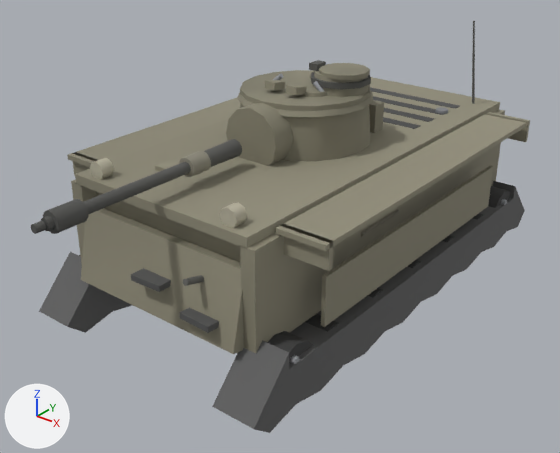
The glTF model client/assets/models/matilda.glb: old version first, new version second.
The view is the same before and after, from a 50 mm camera at (5.61, -7.72, 5.36) aimed at (0.07, -0.8, 1.06). The lights are fixed; the arrows at lower left show +X, +Y and +Z. The first picture is the older version. Where no turn or scale is listed for an object, it has been applied to the vertices. Vertices at exactly the same position are counted once.

The first picture shows 'barrel', 'glacis', 'hullSide', 'hullTop', 'lowerPlate', 'mantlet', 'tracks', 'turretFront', 'turretRoof', 'turretSide', 'wheel12' and 7 more.
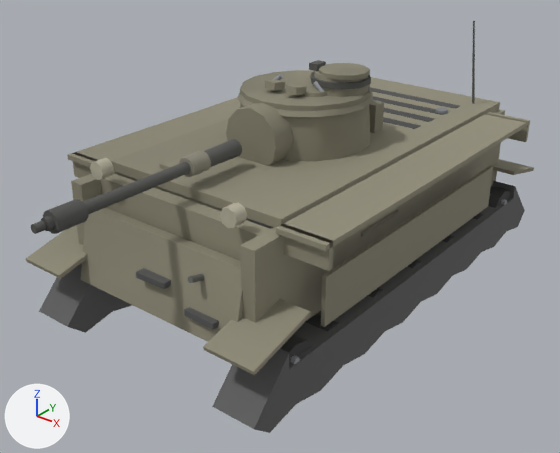
Patch to the scene script:
```diff
--- a/client/assets/models/matilda.glb.py
+++ b/client/assets/models/matilda.glb.py
@@ me_mesh_14 @@
 # used by ob_tracks; location = (0.0, 0.0, 0.0)
-me_mesh_14.from_pydata(...)  # 156 vertices, 288 faces; spans x -1.72..1.72, y -3.25..3.25, z 0.1..1.17
+me_mesh_14.from_pydata(...)  # 188 vertices, 336 faces; spans x -1.76..1.76, y -3.29..3.25, z 0.1..1.26
+# me_mesh_14 part 1
+# 16 vertices are added at x -1.76..1.12, y -3.29..3.25, z 0.98..1.26
+# 16 new vertices lie (0.64, 0.0, 0.0) away from vertices in x -1.76..1.12, y -3.29..3.25, z 0.98..1.26
+# 48 new faces join them
 me_mesh_14.materials.append(mat_tracks_mat)
@@ me_mesh_16 @@
 # used by ob_glacis; location = (0.0, 0.0, 0.0)
-me_mesh_16.from_pydata(...)  # 80 vertices, 132 faces; spans x -1.2..1.2, y -3.06..-1.85, z 0.56..2.12
+me_mesh_16.from_pydata(...)  # 80 vertices, 132 faces; spans x -1.2..1.2, y -2.99..-1.78, z 0.56..2.12
+# me_mesh_16 part 2: the whole mesh is moved by (0.0, 0.07, 0.0)
 me_mesh_16.materials.append(mat_glacis_mat)
@@ me_mesh_19 @@
 # used by ob_hulltop; location = (0.0, 0.0, 0.0)
 # before: 0 (1.28, -2.8, 2.07) at pixel (246, 237), 1 (1.28, -2.8, 1.95) at pixel (247, 248), 6 (-1.28, -2.8, 2.07) at pixel (74, 174), 7 (-1.28, -2.8, 1.95) at pixel (76, 183)
-me_mesh_19.from_pydata(...)  # 76 vertices, 124 faces; spans x -1.28..1.28, y -2.8..2.8, z 1.95..2.11
+me_mesh_19.from_pydata(...)  # 76 vertices, 124 faces; spans x -1.28..1.28, y -2.28..2.8, z 1.95..2.11
+# me_mesh_19 part 3
+for i in [0, 1, 6, 7]: me_mesh_19.vertices[i].co += Vector((0.0, 0.52, 0.0))
 me_mesh_19.materials.append(mat_hulltop_mat)
```

Changed parts and their boxes (x1, y1, x2, y2) in the pictures (560 x 453 px):
'tracks', reshaped (9% taller): before (39, 181, 525, 433); after (26, 159, 534, 433)
'hullTop', reshaped (8% narrower, 12% shorter): before (75, 77, 500, 248); after (111, 77, 500, 227)
'glacis', moved: before (96, 158, 240, 333); after (100, 157, 270, 330)
part 1 of me_mesh_14, added: after (26, 159, 534, 375)
